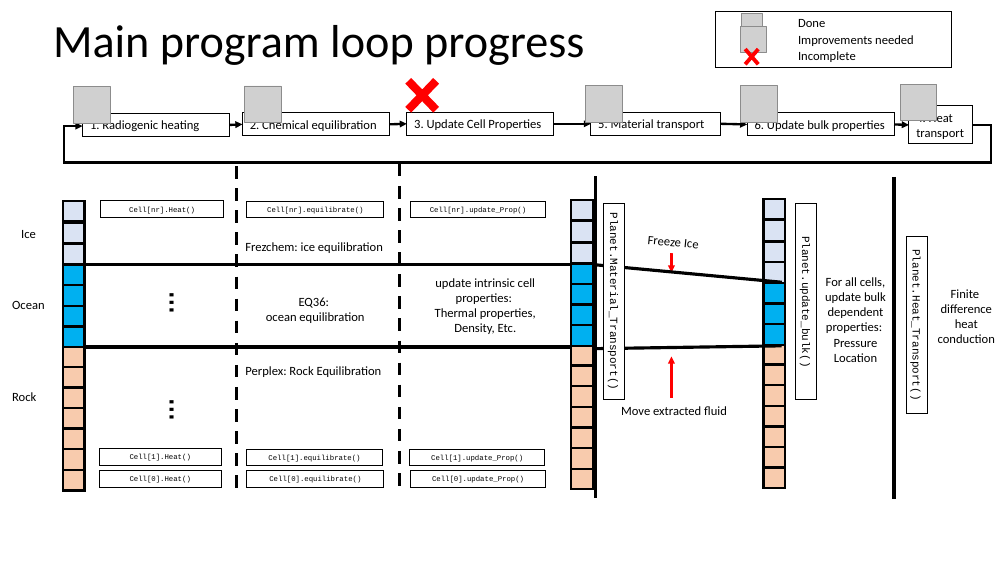
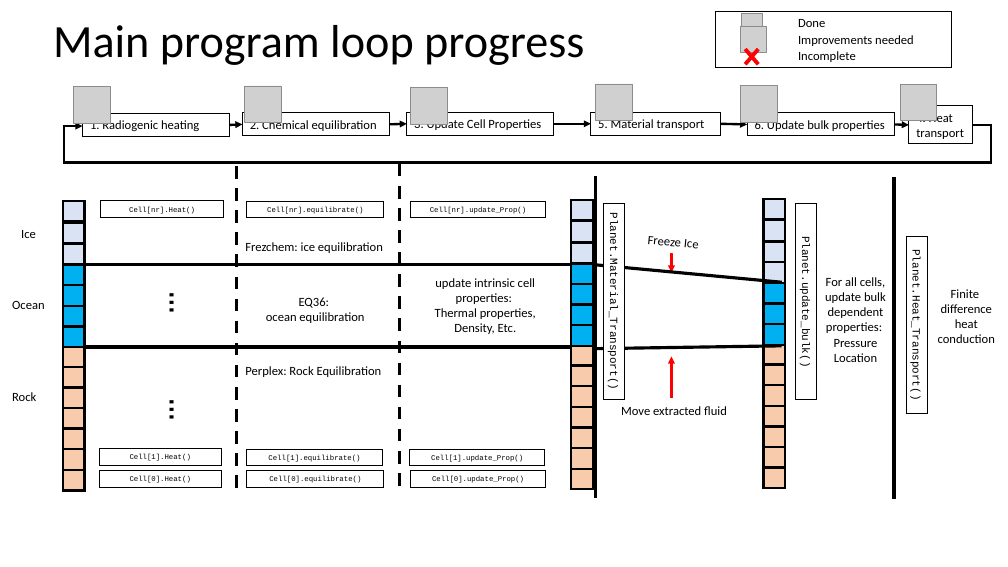
Before and after one commit to SamuelCourville/WOW, a slide deck: slide 4 of MaterialReading_etc/CombinedModelFlowcharts.pptx. Drawn at 1008x567 pixels with LibreOffice and Linux fonts; fonts in the diff are those of the drawing; grey boxes stand for pictures. Boxes give left, top, right and bottom in pixels: in the first picture for what was removed or moved away, otherwise in the second. Text is boxed around its words. In the diff, an @@ line names an element or a change of style, - is before the commit and + after.

```diff
--- a/MaterialReading_etc/CombinedModelFlowcharts.pptx
+++ b/MaterialReading_etc/CombinedModelFlowcharts.pptx
@@ cross removed at (x1=395, y1=67, x2=449, y2=123) @@
@@ picture added at (x1=411, y1=88, x2=447, y2=124) @@
@@ picture moved from (x1=586, y1=85, x2=622, y2=122) to (x1=596, y1=84, x2=632, y2=120) @@
```
Also in this commit, not shown: 14 other files.
